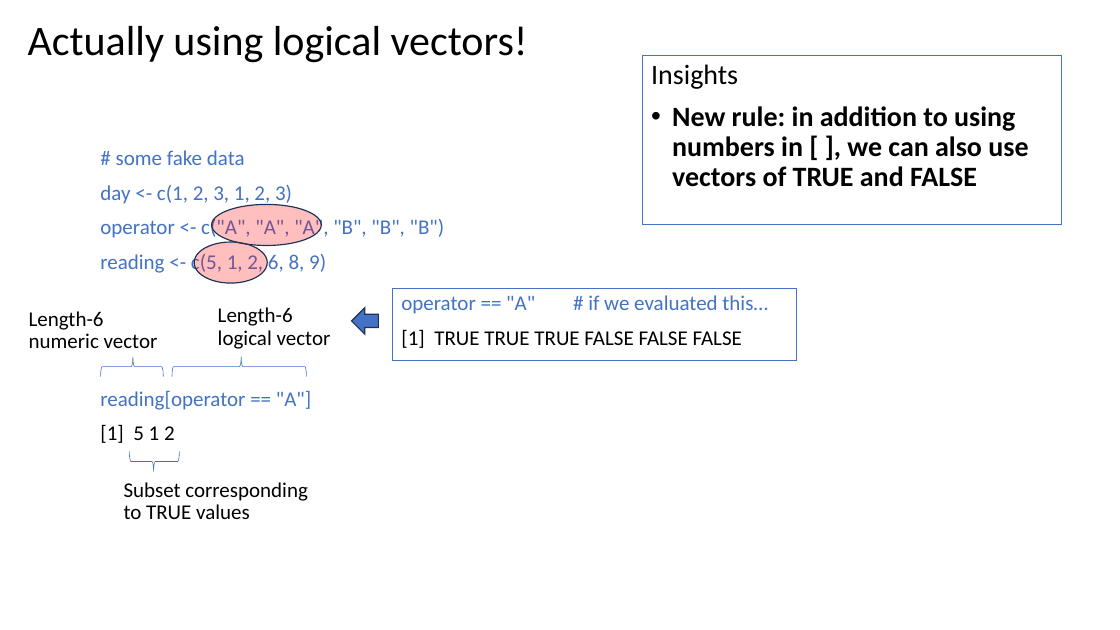
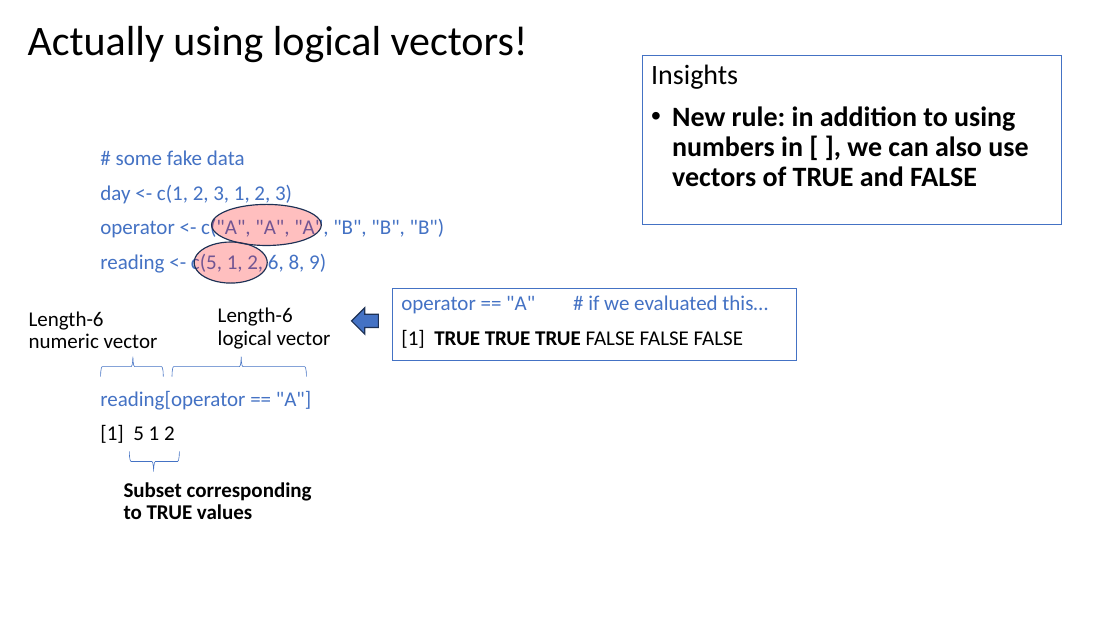
Before and after one commit to justinpriest/ADFG_R_Intro_Workshop, a slide deck: slide 19 of presentations/4 - Programming Basics 2 - Under the Hood.pptx (slide 20 before the commit). Drawn at 1120x630 pixels with LibreOffice and Linux fonts; fonts in the diff are those of the drawing. Boxes give left, top, right and bottom in pixels: in the first picture for what was removed or moved away, otherwise in the second. Text is boxed around its words. In the diff, an @@ line names an element or a change of style, - is before the commit and + after.

```diff
--- a/presentations/4 - Programming Basics 2 - Under the Hood.pptx
+++ b/presentations/4 - Programming Basics 2 - Under the Hood.pptx
@@ text in rectangle at bbox=[401, 329, 743, 348]: bold on in "TRUE TRUE TRUE" @@
@@ text "Subset corresponding to TRUE values" at bbox=[124, 482, 312, 519]: bold on @@
```
Also in this commit, not shown: 9 other slides changed, 8 slides removed, 12 other files.
